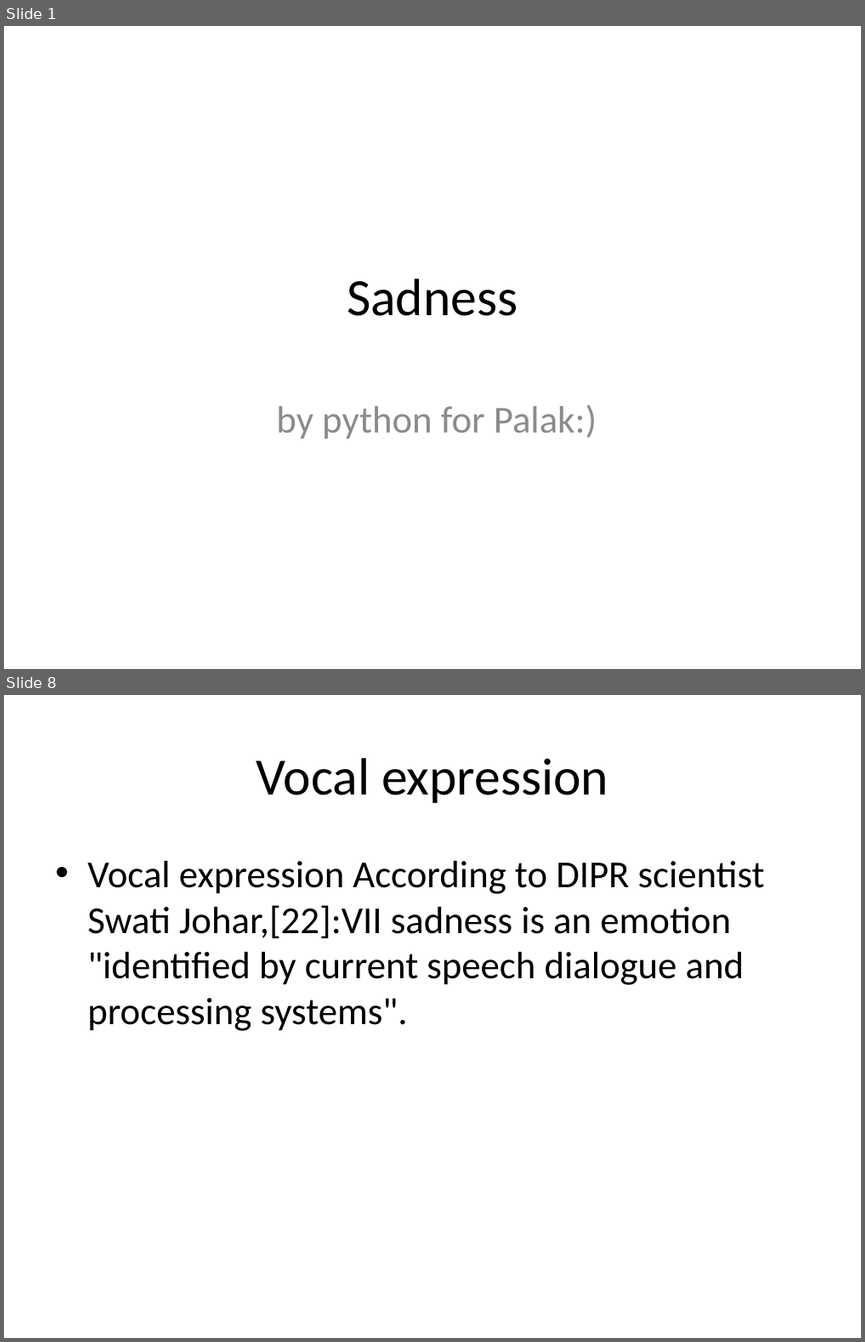
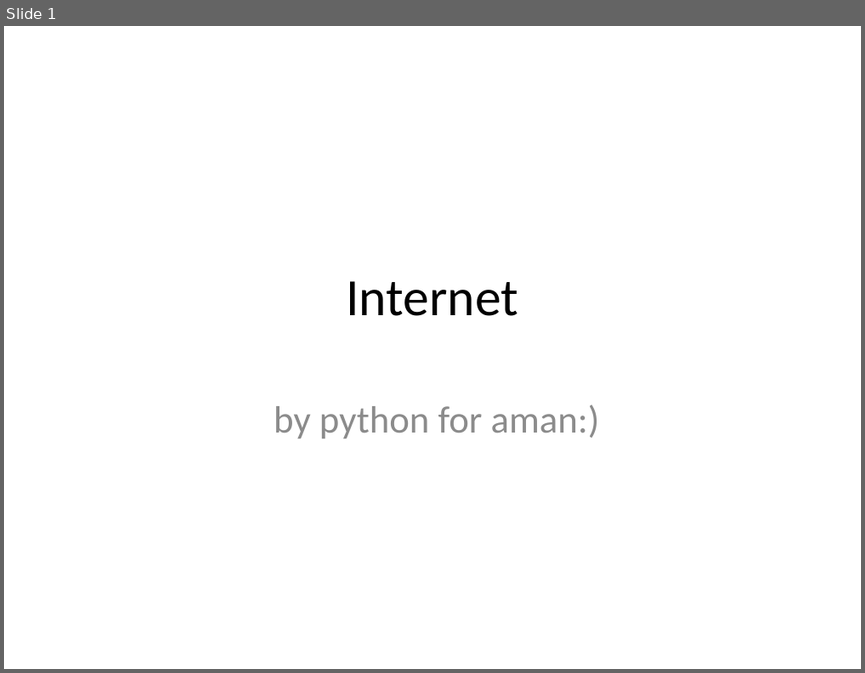
Before and after one commit to eppisai/Uplift---Smart-educational-Platform, a slide deck: AutoPPT-main/something.pptx. Shown one above the other, each under a label of ours: slides 1 and 8 before the commit, slide 1 after it; the slides between them are not shown. The pictures are 865x1342 and 865x673 pixels, drawn with LibreOffice and Linux fonts; fonts in the diff are those of the drawing. Boxes give left, top, right and bottom in pixels: in the first picture for what was removed or moved away, otherwise in the second. Text is boxed around its words. In the diff, an @@ line names an element or a change of style, - is before the commit and + after.

```diff
--- a/AutoPPT-main/something.pptx
+++ b/AutoPPT-main/something.pptx
@@ slide 8 removed at bbox=[4, 695, 861, 1338], background #FFFFFF @@
@@ title removed at bbox=[256, 758, 608, 803] @@
-Vocal expression
@@ text removed at bbox=[87, 861, 765, 1031] @@
-• Vocal expression According to DIPR scientist Swati Johar,[22]:VII sadness is an emotion "identified by current speech dialogue and processing systems".
@@ slide 1 changed as well @@
@@ title at bbox=[347, 281, 519, 316]: text changed @@
-Sadness
+Internet
@@ subtitle at bbox=[273, 404, 600, 438]: text changed @@
-by python for Palak:)
+by python for aman:)
```
Also in this commit, not shown: 36 slides added, 7 other slides removed, 7 other files.
